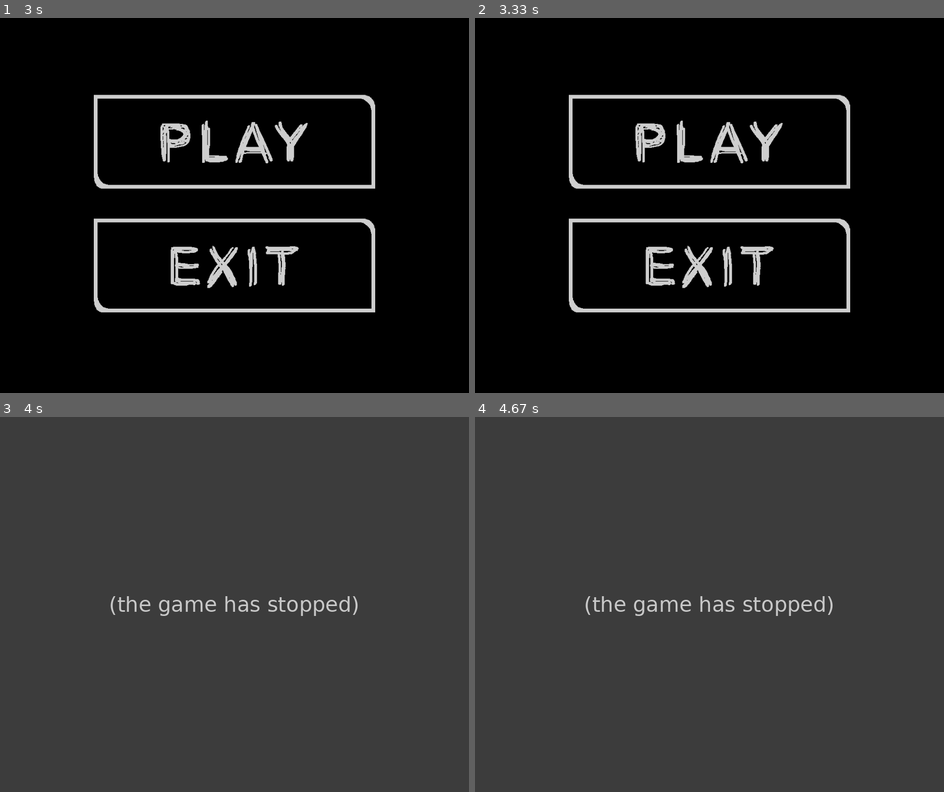
Above: before the commit, frames 1-4 (two rows, left to right).
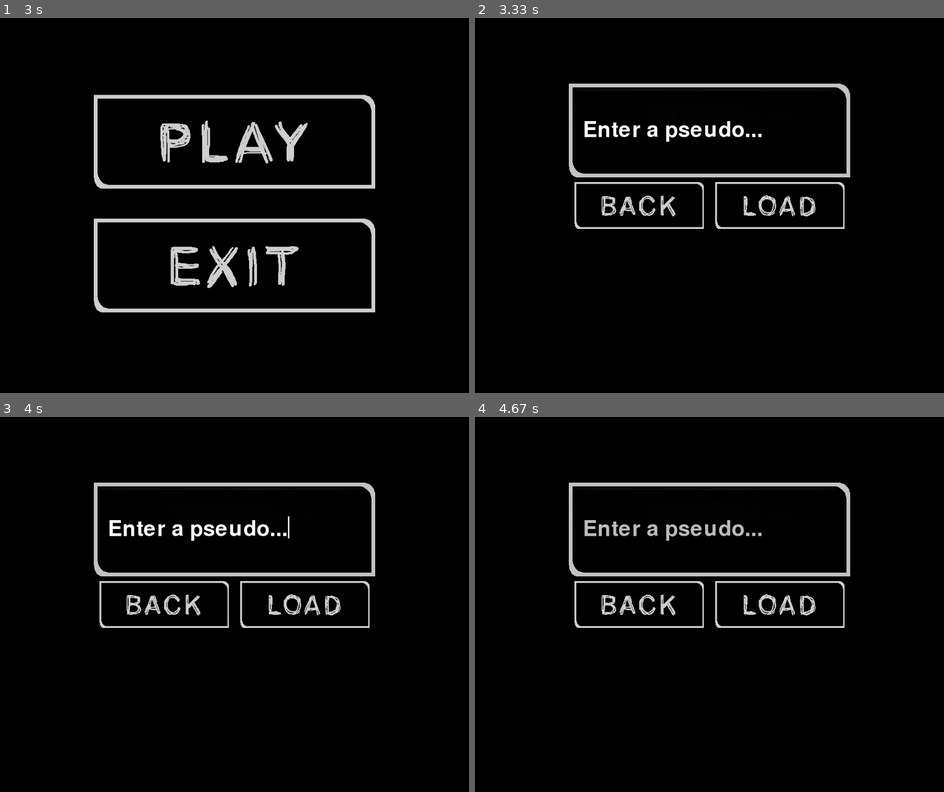
Above: after the commit, the same moments.

Repository: P4UL-M/Peer2peer-Pygame
Game: pygame game, started from main.py
Same seed, same stepped clock (60 frames per second), same inputs: the game is played once before the commit and once after it.
Inputs (mouse positions are in pixels of both pictures, inside the frame that each line leads up to):
- Up to frame 1 (3 s): press the mouse at (234, 265) at 0.37 s; move the mouse to (225, 183) at 0.47 s; release the mouse at (215, 104) at 0.6 s; tap Enter at 1.77 s; press the mouse at (234, 265) at 2.13 s; move the mouse to (281, 179) at 2.23 s; release the mouse at (328, 96) at 2.37 s; click (121, 209) at 2.48 s; press the mouse at (234, 130) at 2.8 s; move the mouse to (290, 153) at 2.9 s
- Up to frame 2 (3.33 s): release the mouse at (826, 171) at 3.03 s; press the mouse at (709, 130) at 3.13 s; move the mouse to (662, 183) at 3.23 s
- Up to frame 3 (4 s): release the mouse at (136, 634) at 3.37 s; press the mouse at (234, 529) at 3.47 s; move the mouse to (164, 567) at 3.57 s; release the mouse at (93, 608) at 3.7 s; press the mouse at (234, 529) at 3.8 s; move the mouse to (182, 499) at 3.9 s
- Up to frame 4 (4.67 s): release the mouse at (601, 465) at 4.03 s; press the mouse at (639, 604) at 4.13 s; move the mouse to (700, 630) at 4.23 s; release the mouse at (765, 657) at 4.37 s

Frame 1 is identical in both runs. In frame 2, 8.9% of the frame differs, in the area x 20-80%, y 17-79%; in frame 3, 100%, in the area x 0-100%, y 0-100%; in frame 4, 100%.
Before the commit the program exited at 3.37 s; later frames show no game.

Commit message:
fix layer inactive

Diff:
--- a/lib/pygame_menu.py
+++ b/lib/pygame_menu.py
@@ -157,8 +157,9 @@
 
     def check_layer(self):
         for _button in _window.actual_menu.buttons:
-            if _button.rect.collidepoint(py.mouse.get_pos()) and _button.layer > self.layer:
-                return False
+            if _button.isactive:
+                if _button.rect.collidepoint(py.mouse.get_pos()) and _button.layer > self.layer:
+                    return False
         else:
             return True
 
